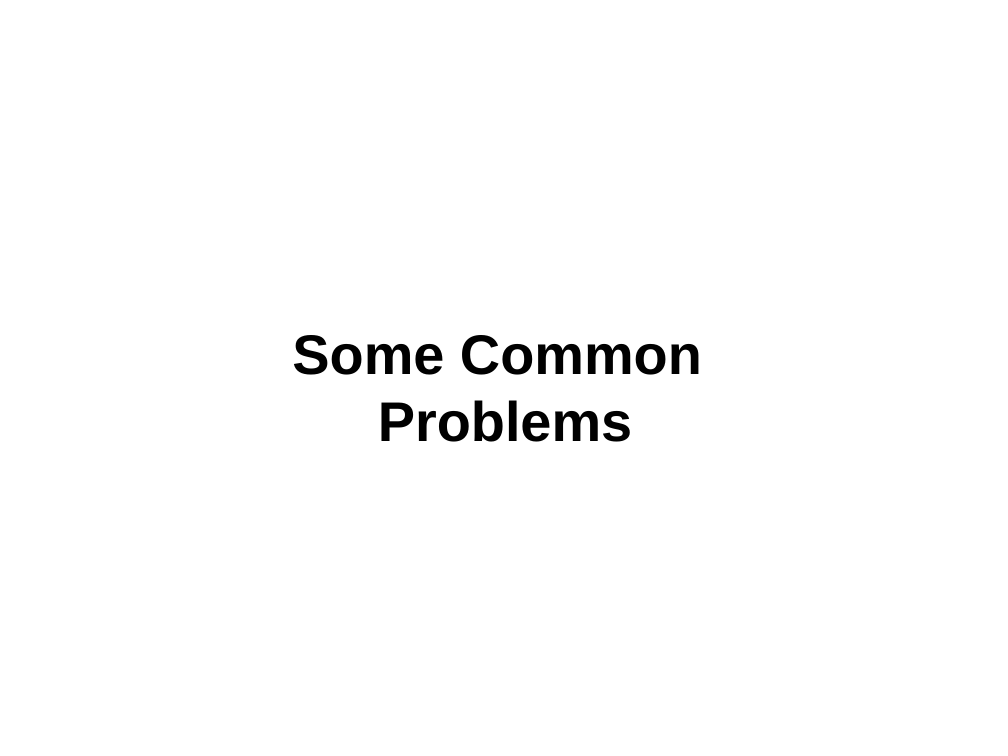
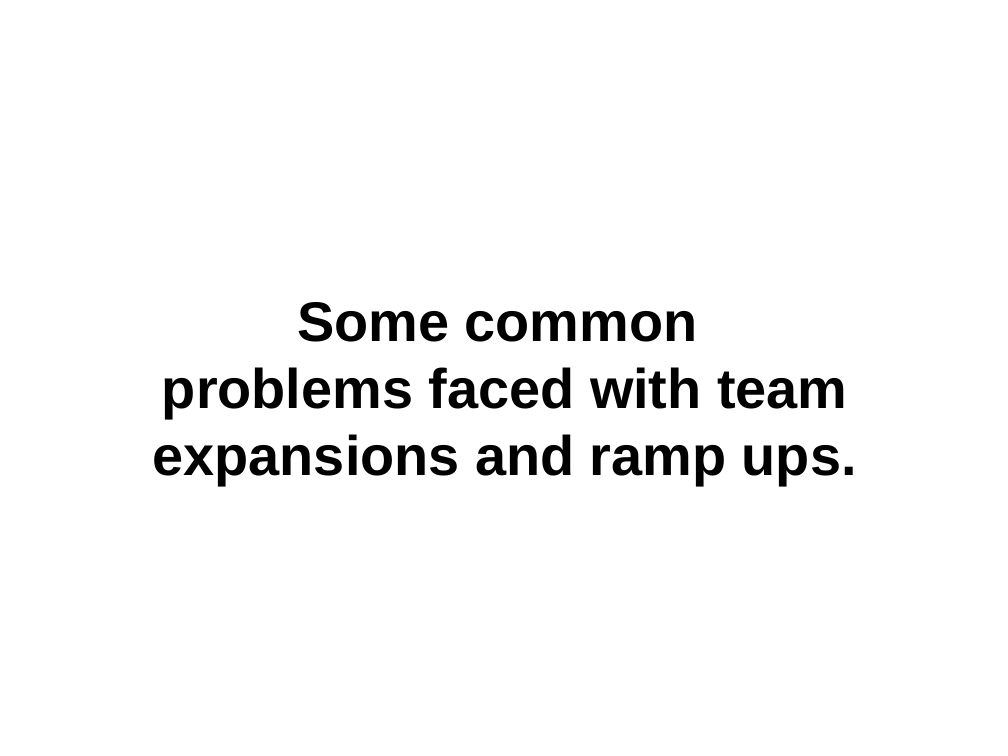
Before and after one commit to mihirk/presentation, a slide deck: slide 2 of kidding_me.odp. Drawn at 1008x756 pixels with LibreOffice and Linux fonts; fonts in the diff are those of the drawing. Boxes give left, top, right and bottom in pixels: in the first picture for what was removed or moved away, otherwise in the second. Text is boxed around its words. In the diff, an @@ line names an element or a change of style, - is before the commit and + after.

```diff
--- a/kidding_me.odp
+++ b/kidding_me.odp
@@ subtitle at (153, 302, 857, 485): text changed @@
-Some Common
-Problems
+Some common
+problems faced with team expansions and ramp ups.
```
Also in this commit, not shown: 2 other files.
